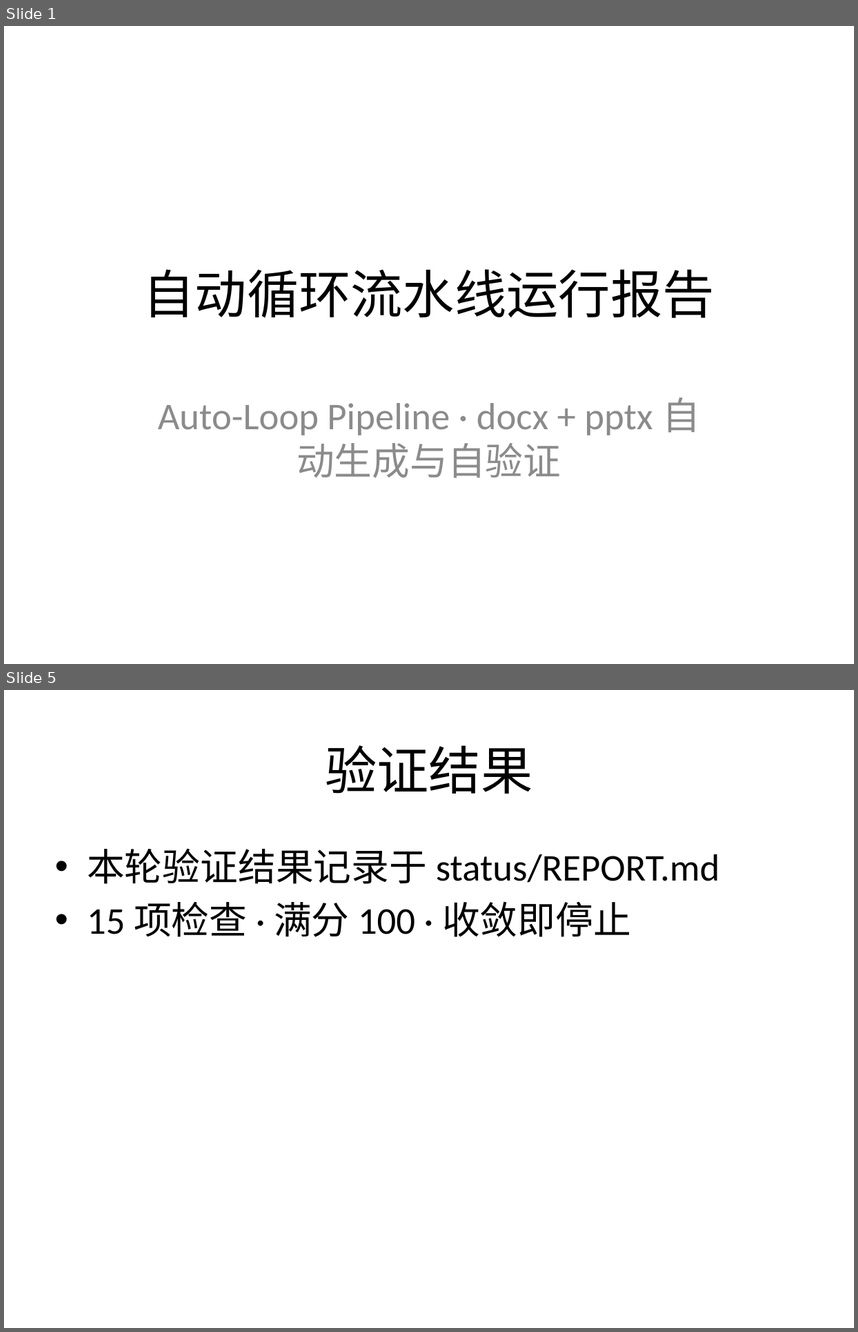
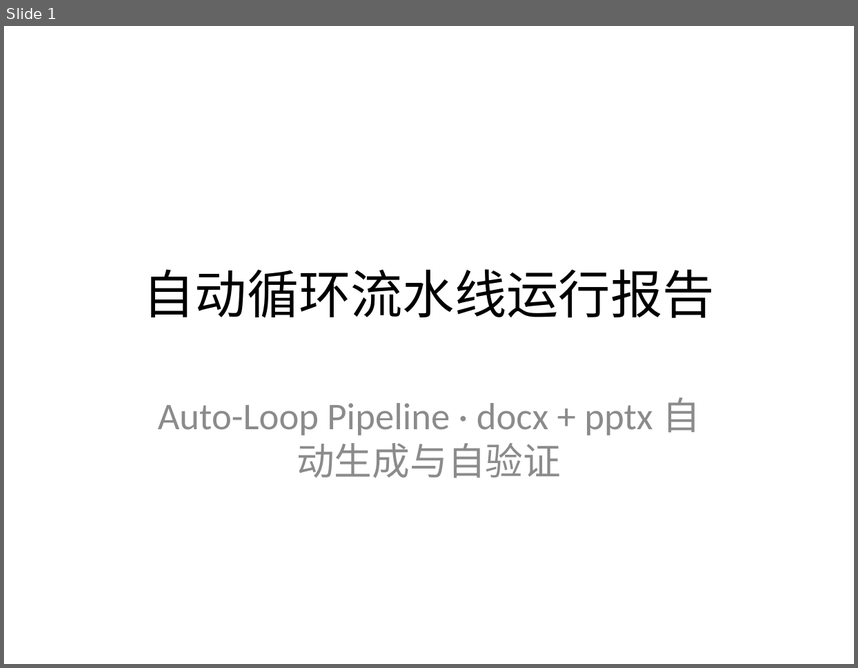
Before and after one commit to mqgg5630-cyber/test-auto-arena, a slide deck: output/slides/deck.pptx. Shown one above the other, each under a label of ours: slides 1 and 5 before the commit, slide 1 after it; the slides between them are not shown. The pictures are 858x1332 and 858x668 pixels, drawn with LibreOffice and Linux fonts; fonts in the diff are those of the drawing. Boxes give left, top, right and bottom in pixels: in the first picture for what was removed or moved away, otherwise in the second. Text is boxed around its words. In the diff, an @@ line names an element or a change of style, - is before the commit and + after.

```diff
--- a/output/slides/deck.pptx
+++ b/output/slides/deck.pptx
@@ slide 5 removed at box(4, 690, 854, 1328), background #FFFFFF @@
@@ title removed at box(325, 745, 533, 793) @@
-验证结果
@@ text removed at box(87, 848, 720, 937) @@
-• 本轮验证结果记录于 status/REPORT.md
-• 15 项检查 · 满分 100 · 收敛即停止
```
Also in this commit, not shown: 1 slide changed, 1 slide added, 4 other slides removed, 7 other files.
